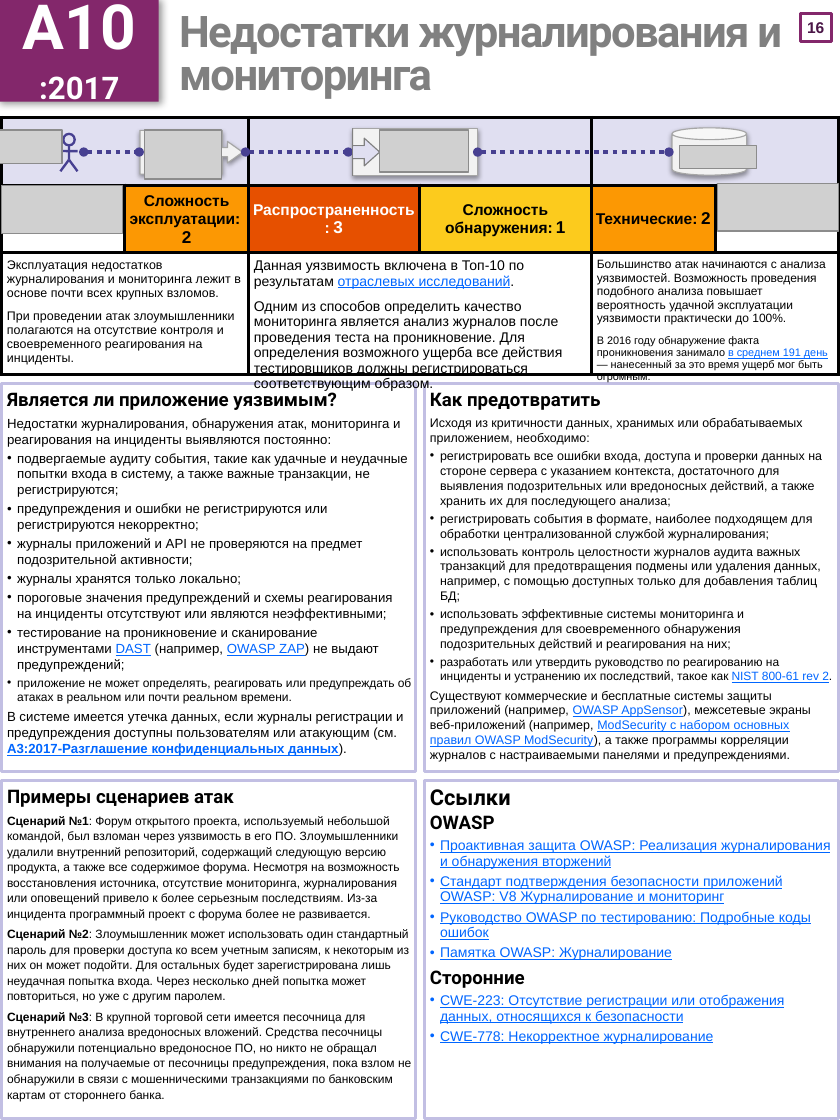
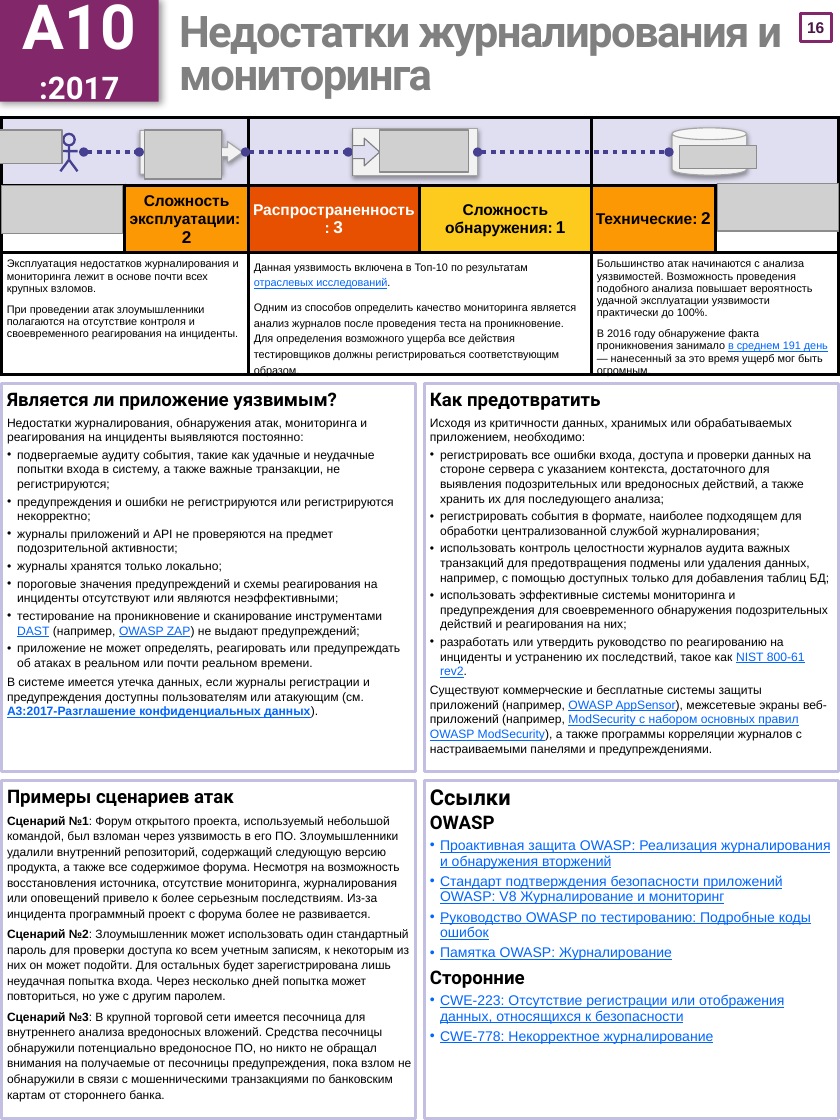
Before and after one commit to OWASP/Top10, a slide deck: slide 17 of 2017/OWASP Top 10-2017-ru.pptx. Drawn at 840x1120 pixels with LibreOffice and Linux fonts; fonts in the diff are those of the drawing; grey boxes stand for pictures. Boxes give left, top, right and bottom in pixels: in the first picture for what was removed or moved away, otherwise in the second. Text is boxed around its words. In the diff, an @@ line names an element or a change of style, - is before the commit and + after.

```diff
--- a/2017/OWASP Top 10-2017-ru.pptx
+++ b/2017/OWASP Top 10-2017-ru.pptx
@@ table at (1, 118, 839, 389) @@
@@ size 8 to 7 pt in "Эксплуатация недостатков журналирования и мониторинга лежит  ...", "При проведении атак злоумышленники полагаются на отсутствие ..." @@
@@ size 9 to 7 pt in "Данная уязвимость включена в Топ-10 по результатам ...", "Одним из способов определить качество мониторинга является ..." @@
@@ size 7.7 to 7 pt in "Большинство атак начинаются с анализа уязвимостей. Возможнос ..." @@
@@ text at (7, 418, 400, 718): size 8.5 to 7.8 pt in "Недостатки журналирования, обнаружения атак, мониторинга и р ...", "подвергаемые аудиту события, такие как удачные и ...", "предупреждения и ошибки не регистрируются или регистрируются ...", "журналы приложений и API не проверяются на ..." and 4 more places; size 7.7 to 7.8 pt in "приложение не может определять, реагировать или предупреждат ..." @@
@@ text at (430, 418, 830, 756): size 8 to 7.8 pt in "Исходя из критичности данных, хранимых или обрабатываемых ...", "регистрировать все ошибки входа, доступа и проверки ...", "регистрировать события в формате, наиболее подходящем для ...", "использовать контроль целостности журналов аудита важных тра ..." and 2 more places @@
@@ text at (440, 637, 805, 678): text changed; size 7.7 to 7.8 pt @@
-• разработать или утвердить руководство по реагированию на инциденты и устранению их последствий, такое как NIST 800-61 rev 2.
+• разработать или утвердить руководство по реагированию на инциденты и устранению их последствий, такое как NIST 800-61 rev2.
```
Also in this commit, not shown: 9 other slides changed, 27 other files.
